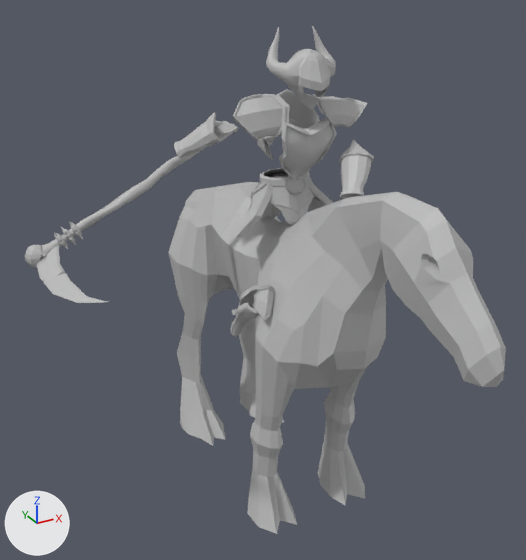
The FBX model ART FOLDER/-FINALS-/Character models/horse and character.fbx, before and after one commit.
Rendered twice from a 50 mm lens placed at (-0.064, -0.1088, 0.0726), pointed at (-0.0083, -0.0075, 0.0219). The lights are fixed; the arrows at lower left show +X, +Y and +Z. Where no turn or scale is listed for an object, it has been applied to the vertices.

Before the edit, the objects in view are built like this:
```python
ob_backplate_high = bpy.data.objects.new('backplate_high', me_mesh_029)
ob_backplate_high.location = (0.0, -0.0003, 0.0502)
ob_backplate_high.rotation_euler = (1.991, 0.0, 0.0)  # degrees (114, 0, 0)
ob_backplate_high.scale = (0.00203, 0.00405, 0.00025)
ob_backplate_low = bpy.data.objects.new('backplate_low', me_mesh_030)
ob_backplate_low.location = (0.0, -0.0019, 0.0432)
ob_backplate_low.rotation_euler = (1.726, 0.00607, 0.00901)  # degrees (99, 0.3, 0.5)
ob_backplate_low.scale = (0.00154, 0.00308, 0.00019)
ob_chestplate = bpy.data.objects.new('chestplate', me_mesh_031)
ob_chestplate.location = (0.0, -0.0094, 0.0442)
ob_chestplate.rotation_euler = (1.991, 0.0, 0.0)  # degrees (114, 0, 0)
ob_chestplate.scale = (0.001, 0.00586, 0.000694)
ob_lower_arm_guard_l = bpy.data.objects.new('lower_arm_guard_L', me_mesh_001)
ob_lower_arm_guard_l.location = (0.0047, -0.0146, 0.0387)
ob_lower_arm_guard_l.rotation_euler = (-0.752, 2.985, -0.829)  # degrees (-43, 171, -47)
ob_lower_arm_guard_l.scale = (0.01, 0.01, 0.01)
ob_lower_arm_guard_r = bpy.data.objects.new('lower_arm_guard_R', me_mesh_027)
ob_lower_arm_guard_r.location = (-0.0157, 0.0061, 0.0435)
ob_lower_arm_guard_r.rotation_euler = (2.561, -0.366, 1.218)  # degrees (147, -21, 70)
ob_lower_arm_guard_r.scale = (0.01, 0.01, 0.01)
ob_shin_l = bpy.data.objects.new('shin_L', me_mesh_032)
ob_shin_l.location = (0.0117, -0.0013, 0.008)
ob_shin_l.rotation_euler = (2.141, -0.301, 0.151)  # degrees (123, -17, 8.7)
ob_shin_l.scale = (0.00262, 0.01, 0.000536)
ob_shoulderguard_r = bpy.data.objects.new('shoulderguard_R', me_mesh_028)
ob_shoulderguard_r.location = (-0.0077, -0.0046, 0.0496)
ob_shoulderguard_r.rotation_euler = (0.166, 0.906, -1.571)  # degrees (9.5, 52, -90)
ob_shoulderguard_r.scale = (0.00526, 0.00526, 0.000438)
ob_upper_leg_plate_l = bpy.data.objects.new('upper_leg_plate_L', me_mesh_035)
ob_upper_leg_plate_l.location = (0.0038, 0.0002, 0.0344)
ob_upper_leg_plate_l.rotation_euler = (-0.523, 2.151, 0.878)  # degrees (-30, 123, 50)
ob_upper_leg_plate_l.scale = (0.000719, 0.0056, 0.0056)
ob_upper_leg_plate_r = bpy.data.objects.new('upper_leg_plate_R', me_mesh_039)
ob_upper_leg_plate_r.location = (-0.0038, 0.0003, 0.0344)
ob_upper_leg_plate_r.rotation_euler = (0.448, 0.881, -0.99)  # degrees (26, 50, -57)
ob_upper_leg_plate_r.scale = (0.000719, 0.0056, 0.0056)
# also in view: 'shoulderguard_L' at (0.0071, -0.0056, 0.0494); 'blade' at (-0.0402, -0.0024, 0.0268); 'crotchguard' at (0.0, 0.0004, 0.0326); 'helmet' at (0.0, -0.0072, 0.0566); 'staff' at (-0.0245, 0.0075, 0.0363)
```
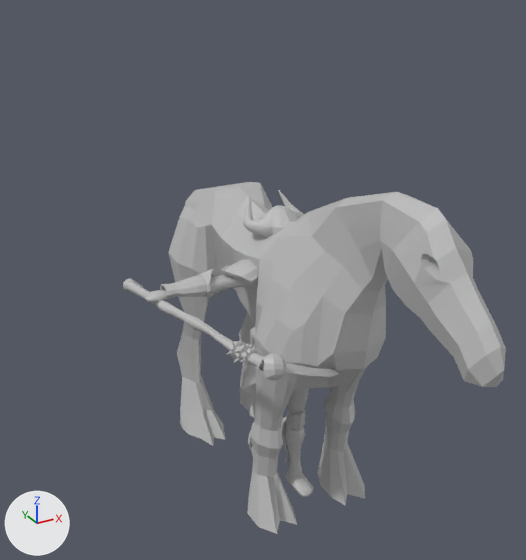
ob_scythe is not drawn itself; it is the parent of ob_pasted__scythe.

Where the change shows, as pixel boxes [x1, y1, x2, y2] in the pictures (526 x 560 px):
'helmet', moved, turned
    before: [266, 26, 336, 110]
    after: [243, 190, 304, 238]
'staff', moved, turned
    before: [41, 121, 238, 257]
    after: [123, 278, 265, 371]
'shoulderguard_R', moved, turned
    before: [233, 94, 290, 141]
    after: [221, 259, 259, 283]
'chestplate', moved, turned (not visible afterwards)
    before: [279, 117, 337, 181]
'lower_arm_guard_R', moved, turned
    before: [174, 112, 239, 158]
    after: [160, 269, 219, 298]
'Mesh_body', added
    after: [145, 274, 314, 497]
'blade', moved, turned
    before: [36, 246, 108, 303]
    after: [286, 363, 342, 377]
'crotchguard', moved (not visible afterwards)
    before: [255, 168, 314, 226]
'lower_arm_guard_L', moved, turned (not visible afterwards)
    before: [339, 139, 374, 199]
'upper_leg_plate_R', moved, turned
    before: [236, 176, 277, 237]
    after: [241, 327, 256, 390]
'shoulderguard_L', moved, turned (not visible afterwards)
    before: [313, 94, 368, 128]
'skull', moved, turned
    before: [25, 244, 47, 267]
    after: [254, 353, 287, 380]
'backplate_high', moved, turned (not visible afterwards)
    before: [257, 89, 320, 155]
'shin_L', moved (not visible before)
    after: [285, 427, 306, 474]
'kneeguard_R', moved, turned (not visible afterwards)
    before: [253, 285, 275, 320]
'shin_R', moved, turned (not visible afterwards)
    before: [231, 303, 258, 337]
'upper_leg_plate_L', moved, turned (not visible afterwards)
    before: [307, 176, 333, 211]
'calf_R', moved, turned
    before: [232, 285, 260, 315]
    after: [248, 431, 253, 456]
'kneeguard_L', moved (not visible before)
    after: [289, 410, 306, 433]
'ring', moved, turned
    before: [54, 233, 68, 248]
    after: [243, 348, 258, 365]
'backplate_low', turned (not visible afterwards)
    before: [264, 117, 305, 160]
'ring.002', moved, turned
    before: [70, 223, 83, 238]
    after: [230, 341, 243, 358]
'ring.001', moved, turned
    before: [63, 229, 75, 242]
    after: [236, 344, 251, 361]
'calf_L', moved (not visible before)
    after: [280, 417, 289, 462]
'spike14', moved, turned (not visible before)
    after: [239, 337, 242, 343]
'spike11', moved, turned (not visible before)
    after: [234, 357, 240, 363]

What changed in the scene script:
```text
Change ob_crotchguard:
    ob_crotchguard.location: (0.0, -0.0005, 0.0374) -> (0.0, -0.0003, 0.008)
Change ob_shoulderguard_l:
    ob_shoulderguard_l.location: (0.0074, -0.0061, 0.0497) -> (0.0077, 0.0006, 0.021)
    ob_shoulderguard_l.rotation_euler: (0.166, -0.42, 1.291) -> (0.173, 0.0, 1.571)  # degrees (9.5, -24, 74) -> degrees (10, 0, 90)
Change ob_scythe:
    ob_scythe.location: (-0.0251, -0.000788, 0.0348) -> (-0.0141, -0.00838, 0.0141)
    ob_scythe.rotation_euler: (-2.065, -0.085, 1.609) -> (1.559, -2.699, 0.242)  # degrees (-118, -4.9, 92) -> degrees (89, -155, 14)
Change ob_calf_l:
    ob_calf_l.location: (0.0104, 0.0011, 0.0103) -> (0.0039, 0.003, -0.027)
Change ob_backplate_low:
    ob_backplate_low.rotation_euler: (1.726, 0.00607, 0.00901) -> (1.306, 0.00922, 0.00575)  # degrees (99, 0.3, 0.5) -> degrees (75, 0.5, 0.3)
Change ob_upper_leg_plate_r:
    ob_upper_leg_plate_r.location: (-0.0038, 0.0003, 0.0344) -> (-0.0041, -0.0004, 0.0045)
    ob_upper_leg_plate_r.rotation_euler: (0.448, 0.881, -0.99) -> (1.609, 0.905, 0.0883)  # degrees (26, 50, -57) -> degrees (92, 52, 5.1)
Change ob_calf_r:
    ob_calf_r.location: (-0.0087, 0.0012, 0.0122) -> (-0.0039, 0.0029, -0.027)
    ob_calf_r.rotation_euler: (0.842, -0.269, 2.904) -> (-1.531, -3.139, -0.0374)  # degrees (48, -15, 166) -> degrees (-88, -180, -2.1)
Change ob_backplate_high:
    ob_backplate_high.location: (0.0, -0.0003, 0.0502) -> (0.0, 0.0048, 0.0197)
    ob_backplate_high.rotation_euler: (1.991, 0.0, 0.0) -> (1.571, 0.0, 0.0)  # degrees (114, 0, 0) -> degrees (90, 0, 0)
Change ob_lower_arm_guard_l:
    ob_lower_arm_guard_l.location: (0.0047, -0.0146, 0.0387) -> (0.0212, 0.001, 0.0196)
    ob_lower_arm_guard_l.rotation_euler: (-0.752, 2.985, -0.829) -> (-3.11, -0.00241, -1.546)  # degrees (-43, 171, -47) -> degrees (-178, -0.1, -89)
Change ob_chestplate:
    ob_chestplate.location: (0.0, -0.0094, 0.0442) -> (0.0, -0.0059, 0.0179)
    ob_chestplate.rotation_euler: (1.991, 0.0, 0.0) -> (1.571, 0.0, 0.0)  # degrees (114, 0, 0) -> degrees (90, 0, 0)
Change ob_kneeguard_r:
    ob_kneeguard_r.location: (-0.0099, -0.0112, 0.0192) -> (-0.0041, -0.0005, -0.0155)
    ob_kneeguard_r.rotation_euler: (1.102, 0.331, -0.206) -> (1.773, 0.0767, 0.0702)  # degrees (63, 19, -12) -> degrees (102, 4.4, 4)
Change ob_lower_arm_guard_r:
    ob_lower_arm_guard_r.location: (-0.0157, 0.0061, 0.0435) -> (-0.0212, 0.001, 0.0196)
    ob_lower_arm_guard_r.rotation_euler: (2.561, -0.366, 1.218) -> (-3.11, 0.00249, 1.553)  # degrees (147, -21, 70) -> degrees (-178, 0.1, 89)
Change ob_helmet:
    ob_helmet.location: (0.0, -0.0084, 0.0592) -> (0.0, 0.001, 0.0312)
    ob_helmet.rotation_euler: (1.991, 0.0, 0.0) -> (1.571, 0.0, 0.0)  # degrees (114, 0, 0) -> degrees (90, 0, 0)
Change ob_shoulderguard_r:
    ob_shoulderguard_r.location: (-0.0077, -0.0046, 0.0496) -> (-0.0077, 0.0006, 0.021)
    ob_shoulderguard_r.rotation_euler: (0.166, 0.906, -1.571) -> (0.173, 0.0, -1.571)  # degrees (9.5, 52, -90) -> degrees (10, 0, -90)
Change ob_shin_r:
    ob_shin_r.location: (-0.0101, -0.0007, 0.0095) -> (-0.0041, -0.0006, -0.0276)
    ob_shin_r.rotation_euler: (2.28, 0.269, -0.237) -> (1.511, 0.00281, -0.0374)  # degrees (131, 15, -14) -> degrees (87, 0.2, -2.1)
Change ob_shin_l:
    ob_shin_l.location: (0.0117, -0.0013, 0.008) -> (0.0041, -0.0005, -0.0276)
Change ob_kneeguard_l:
    ob_kneeguard_l.location: (0.0098, -0.0103, 0.0185) -> (0.0041, -0.0004, -0.0155)
Change ob_upper_leg_plate_l:
    ob_upper_leg_plate_l.location: (0.0038, 0.0002, 0.0344) -> (0.0041, -0.0004, 0.0045)
    ob_upper_leg_plate_l.rotation_euler: (-0.523, 2.151, 0.878) -> (-1.658, 2.24, -0.145)  # degrees (-30, 123, 50) -> degrees (-95, 128, -8.3)
Add ob_mesh_body:
    ob_mesh_body = bpy.data.objects.new('Mesh_body', me_mesh_042_1)  # 1072 vertices, 1005 faces; spans x -0.027..0.027, y -0.0051..0.0051, z -0.0312..0.0312; in mat_lambert1 (grey #bcbcbc)
    ob_mesh_body.location = (0.0, -0.0006, -0.0001)
```
